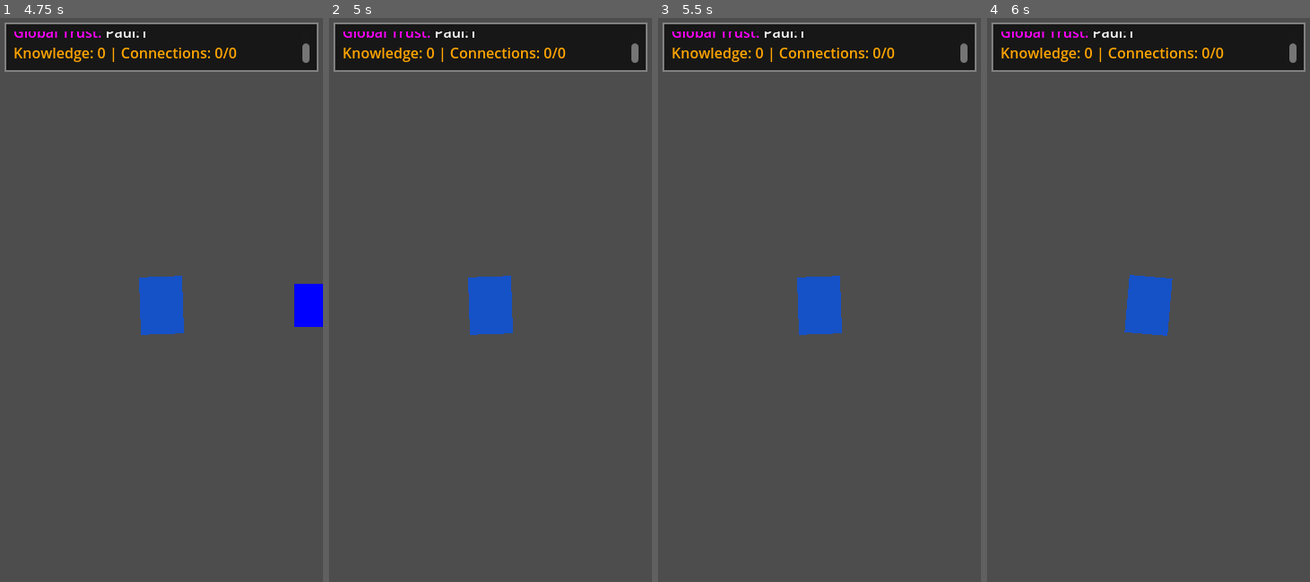
Above: before the commit, frames 1-4 (left to right).
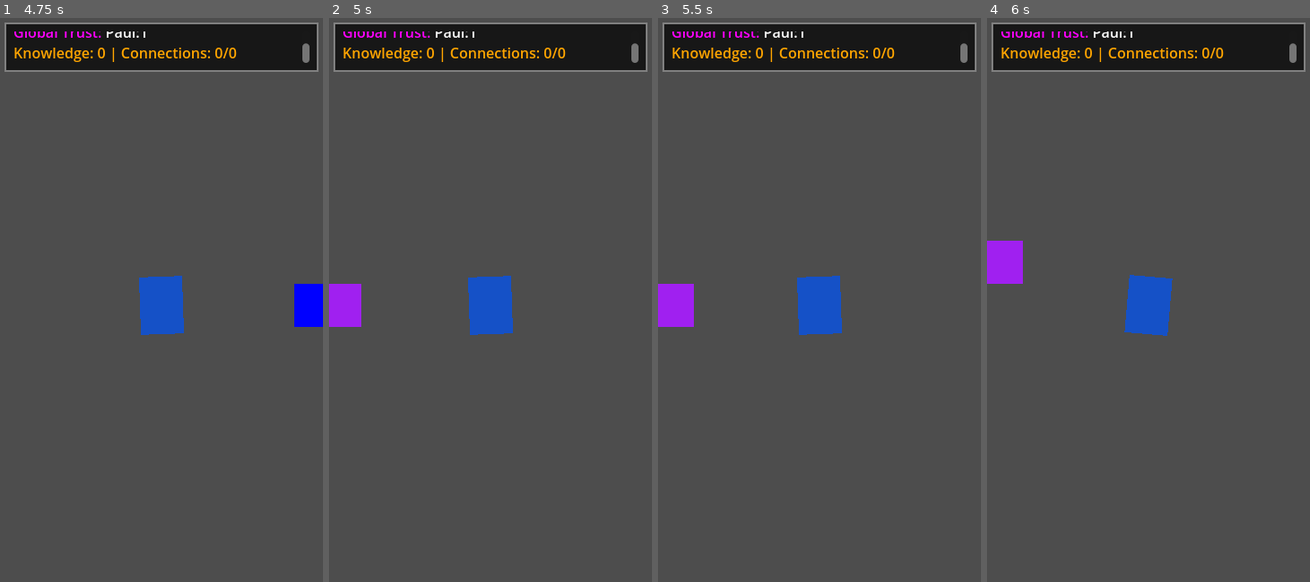
Above: after the commit, the same moments.

Repository: mgsrevolver/bedbound
Game: Godot game, scene res://scenes/Main.tscn
Two runs of this game, one before a commit and one after it. Both use one fixed random seed, a clock stepped at 60 frames per second and the inputs below.
Inputs (mouse positions are in pixels of both pictures, inside the frame that each line leads up to):
- Up to frame 1 (4.75 s): tap Enter at 0.5, 4.25 s; move the mouse to (232, 277) at 0.52 s; hold D (move_right) 0.53-1.25 s; click (232, 277) at 0.67 s; drag from (96, 333) to (161, 305) at 1.27 s; move the mouse to (193, 181) at 2.02 s; hold D (move_right) 2.03-2.75 s; click "Leave" at 2.75 s; tap Space at 3.5 s; drag from (145, 418) to (64, 221) at 3.52 s; move the mouse to (258, 390) at 4.27 s; hold A (move_left) from 4.28 s (still down)
- Up to frame 2 (5 s): keep holding A (move_left)
- Up to frame 3 (5.5 s): release A (move_left) at 5 s; drag from (722, 221) to (819, 305) at 5.02 s
- Up to frame 4 (6 s): tap Space at 5.75 s; move the mouse to (1164, 305) at 5.77 s; hold S (move_down) from 5.78 s (still down); click (1164, 305) at 5.92 s

Frame 1 is identical in both runs. In frame 2, 0.8% of the frame differs, in the area x 0-10%, y 47-55%; in frame 3, 0.8%, in the area x 0-12%, y 47-55%; in frame 4, 0.8%.

Commit message:
added rita with convo tree

Diff:
--- a/scenes/overworld/Overworld.tscn
+++ b/scenes/overworld/Overworld.tscn
@@ -4,6 +4,7 @@
 [ext_resource type="PackedScene" uid="uid://dpx7f3y1n8y8o" path="res://scenes/player/Player.tscn" id="2_2mfj7"]
 [ext_resource type="PackedScene" uid="uid://b4d5hqpx8n7y1" path="res://scenes/npcs/NPC.tscn" id="3_npc"]
 [ext_resource type="Script" path="res://scripts/npcs/Paul.gd" id="4_paul"]
+[ext_resource type="Script" path="res://scripts/npcs/Rita.gd" id="5_rita"]
 
 [node name="Overworld" type="Node2D"]
 script = ExtResource("1_bp2h7")
@@ -20,6 +21,10 @@
 position = Vector2(600, 384)
 script = ExtResource("4_paul")
 
+[node name="Rita" parent="NPCs" instance=ExtResource("3_npc")]
+position = Vector2(400, 384)
+script = ExtResource("5_rita")
+
 [node name="Camera2D" type="Camera2D" parent="Player"]
 enabled = true
 zoom = Vector2(2, 2)
--- a/scripts/world/Overworld.gd
+++ b/scripts/world/Overworld.gd
@@ -43,5 +43,9 @@
 	paul.setup("Paul", Vector2(600, 384), Color.BLUE)
 	npcs.append(paul)
 
+	var rita = $NPCs/Rita
+	rita.setup("Rita", Vector2(400, 384), Color.PURPLE)
+	npcs.append(rita)
+
 func _on_interaction_triggered(npc):
 	print("Player wants to interact with NPC: ", npc.npc_name)
